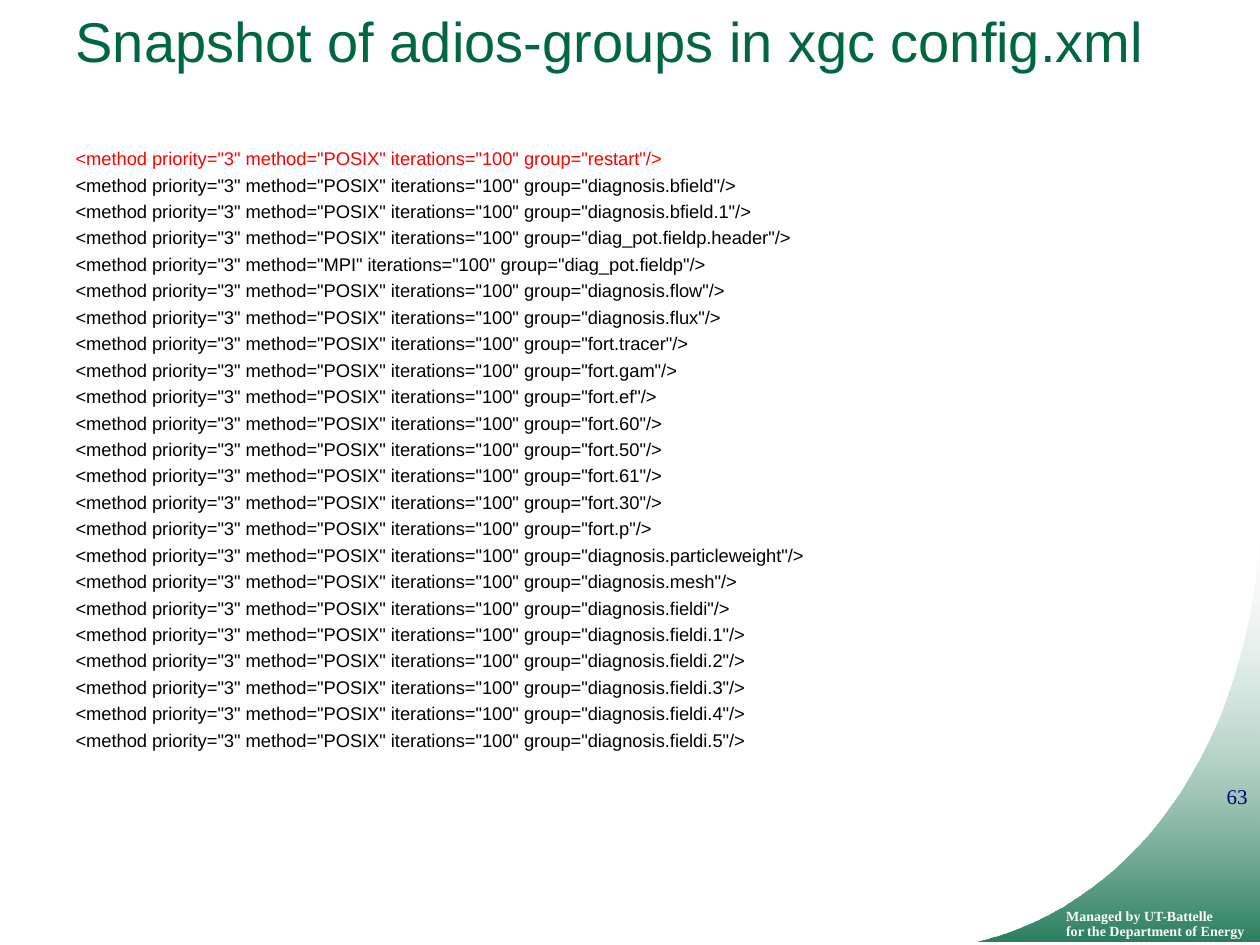
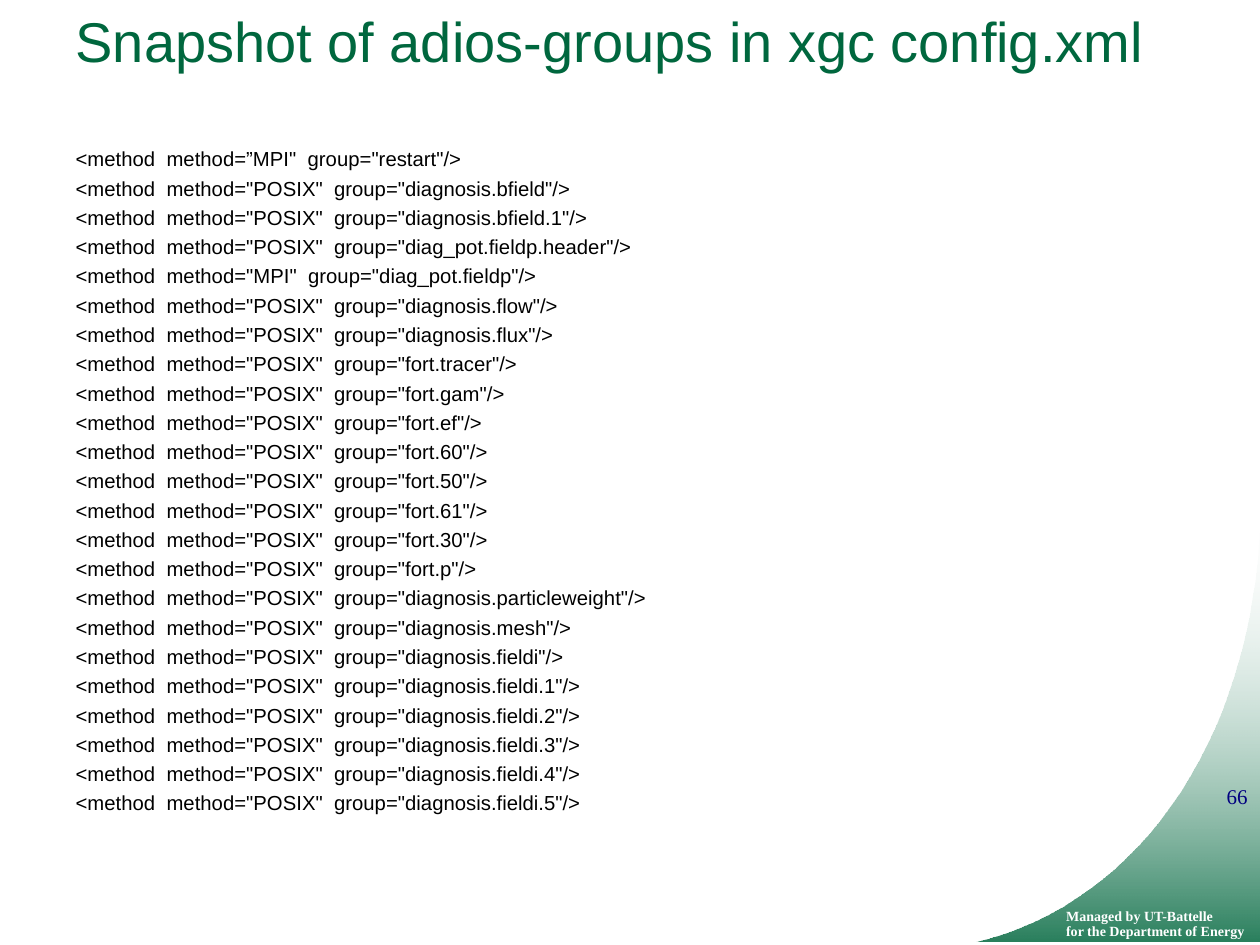
Before and after one commit to ornladios/ADIOS, a slide deck: slide 66 of tutorial/adios_api_scidac_tutorial.pptx (slide 63 before the commit). Drawn at 1260x945 pixels with LibreOffice and Linux fonts; fonts in the diff are those of the drawing; background and template pictures are left out. Boxes give left, top, right and bottom in pixels: in the first picture for what was removed or moved away, otherwise in the second. Text is boxed around its words. In the diff, an @@ line names an element or a change of style, - is before the commit and + after.

Commit message:
cgj

```diff
--- a/tutorial/adios_api_scidac_tutorial.pptx
+++ b/tutorial/adios_api_scidac_tutorial.pptx
@@ text at (76,151,646,815): text changed; size 10.5 to 11.6 pt @@
-<method priority="3" method="POSIX" iterations="100" group="restart"/>
-<method priority="3" method="POSIX" iterations="100" group="diagnosis.bfield"/>
-<method priority="3" method="POSIX" iterations="100" group="diagnosis.bfield.1"/>
-<method priority="3" method="POSIX" iterations="100" group="diag_pot.fieldp.header"/>
-<method priority="3" method="MPI" iterations="100" group="diag_pot.fieldp"/>
-<method priority="3" method="POSIX" iterations="100" group="diagnosis.flow"/>
-<method priority="3" method="POSIX" iterations="100" group="diagnosis.flux"/>
-<method priority="3" method="POSIX" iterations="100" group="fort.tracer"/>
-<method priority="3" method="POSIX" iterations="100" group="fort.gam"/>
-<method priority="3" method="POSIX" iterations="100" group="fort.ef"/>
-<method priority="3" method="POSIX" iterations="100" group="fort.60"/>
-<method priority="3" method="POSIX" iterations="100" group="fort.50"/>
-<method priority="3" method="POSIX" iterations="100" group="fort.61"/>
-<method priority="3" method="POSIX" iterations="100" group="fort.30"/>
-<method priority="3" method="POSIX" iterations="100" group="fort.p"/>
-<method priority="3" method="POSIX" iterations="100" group="diagnosis.particleweight"/>
-<method priority="3" method="POSIX" iterations="100" group="diagnosis.mesh"/>
-<method priority="3" method="POSIX" iterations="100" group="diagnosis.fieldi"/>
-<method priority="3" method="POSIX" iterations="100" group="diagnosis.fieldi.1"/>
-<method priority="3" method="POSIX" iterations="100" group="diagnosis.fieldi.2"/>
-<method priority="3" method="POSIX" iterations="100" group="diagnosis.fieldi.3"/>
-<method priority="3" method="POSIX" iterations="100" group="diagnosis.fieldi.4"/>
-<method priority="3" method="POSIX" iterations="100" group="diagnosis.fieldi.5"/>
+<method method=”MPI" group="restart"/>
+<method method="POSIX" group="diagnosis.bfield"/>
+<method method="POSIX" group="diagnosis.bfield.1"/>
+<method method="POSIX" group="diag_pot.fieldp.header"/>
+<method method="MPI" group="diag_pot.fieldp"/>
+<method method="POSIX" group="diagnosis.flow"/>
+<method method="POSIX" group="diagnosis.flux"/>
+<method method="POSIX" group="fort.tracer"/>
+<method method="POSIX" group="fort.gam"/>
+<method method="POSIX" group="fort.ef"/>
+<method method="POSIX" group="fort.60"/>
+<method method="POSIX" group="fort.50"/>
+<method method="POSIX" group="fort.61"/>
+<method method="POSIX" group="fort.30"/>
+<method method="POSIX" group="fort.p"/>
+<method method="POSIX" group="diagnosis.particleweight"/>
+<method method="POSIX" group="diagnosis.mesh"/>
+<method method="POSIX" group="diagnosis.fieldi"/>
+<method method="POSIX" group="diagnosis.fieldi.1"/>
+<method method="POSIX" group="diagnosis.fieldi.2"/>
+<method method="POSIX" group="diagnosis.fieldi.3"/>
+<method method="POSIX" group="diagnosis.fieldi.4"/>
+<method method="POSIX" group="diagnosis.fieldi.5"/>
@@ page number at (1227,790,1248,804): text changed @@
-63
+66
```
Also in this commit, not shown: 28 other slides changed, 17 slides added, 5 slides removed.
